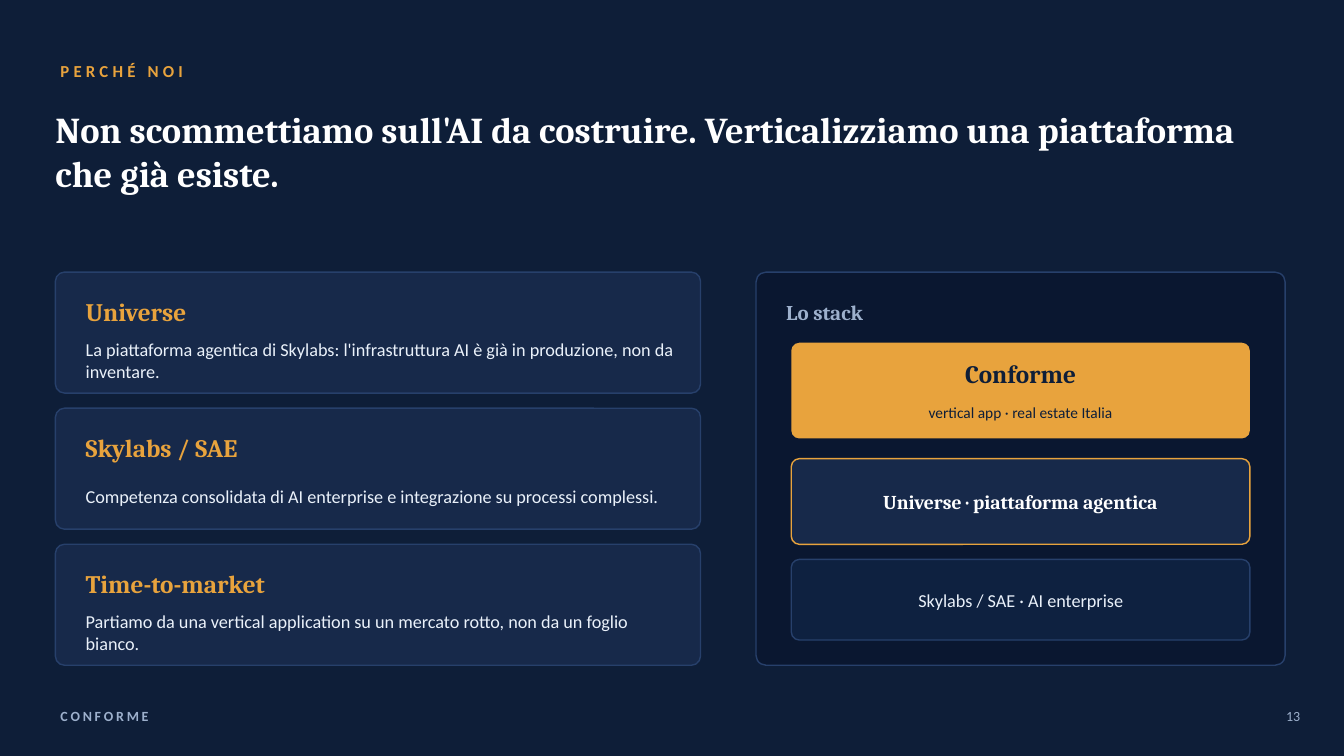
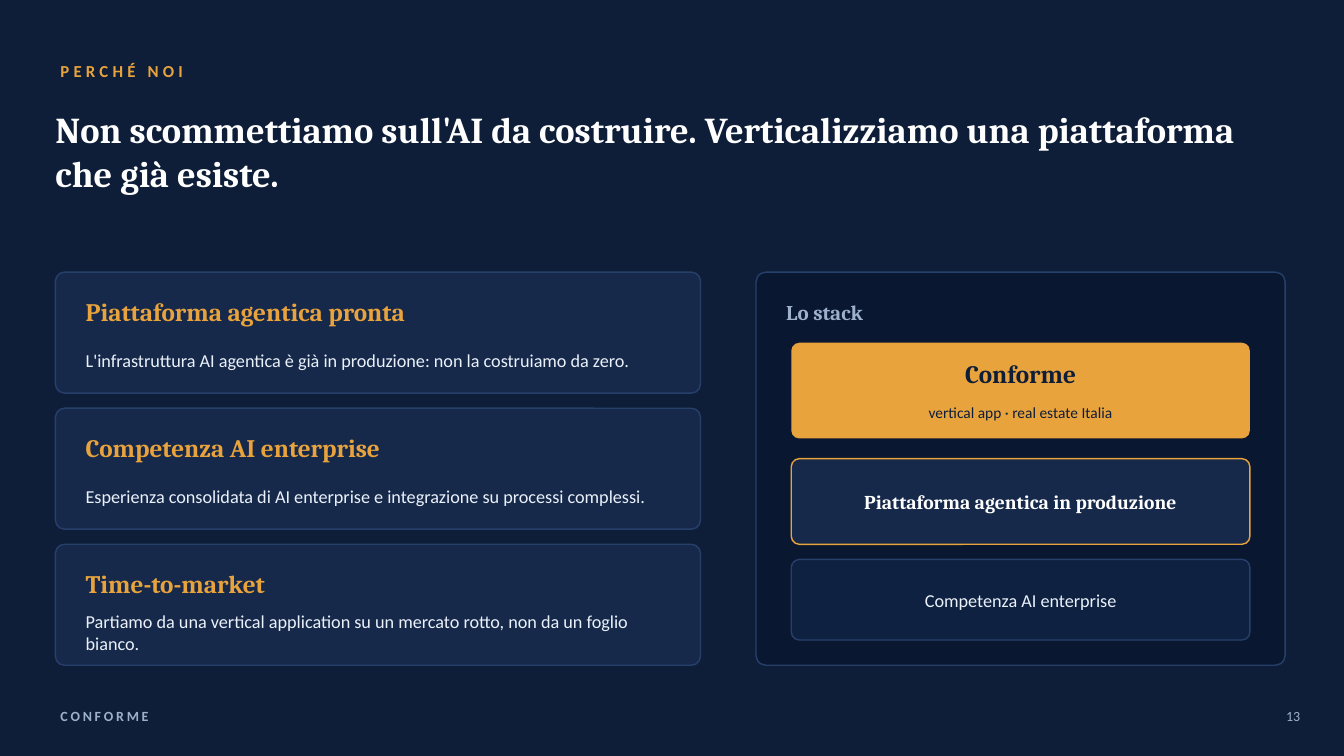
Before and after one commit to lucamartino-dev/Luca, a slide deck: slide 13 of proptech-deck/Conforme_Pitch.pptx. Drawn at 1344x756 pixels with LibreOffice and Linux fonts; fonts in the diff are those of the drawing. Boxes give left, top, right and bottom in pixels: in the first picture for what was removed or moved away, otherwise in the second. Text is boxed around its words. In the diff, an @@ line names an element or a change of style, - is before the commit and + after.

```diff
--- a/proptech-deck/Conforme_Pitch.pptx
+++ b/proptech-deck/Conforme_Pitch.pptx
@@ text at [86, 303, 404, 327]: text changed @@
-Universe
+Piattaforma agentica pronta
@@ text at [86, 354, 629, 370]: text changed @@
-La piattaforma agentica di Skylabs: l'infrastruttura AI è già in produzione, non da inventare.
+L'infrastruttura AI agentica è già in produzione: non la costruiamo da zero.
@@ text at [86, 439, 380, 463]: text changed @@
-Skylabs / SAE
+Competenza AI enterprise
@@ text at [86, 490, 645, 506]: text changed @@
-Competenza consolidata di AI enterprise e integrazione su processi complessi.
+Esperienza consolidata di AI enterprise e integrazione su processi complessi.
@@ text at [864, 495, 1177, 514]: text changed @@
-Universe · piattaforma agentica
+Piattaforma agentica in produzione
@@ text at [925, 594, 1117, 610]: text changed @@
-Skylabs / SAE · AI enterprise
+Competenza AI enterprise
```
Also in this commit, not shown: 2 other slides changed, 4 other files.
